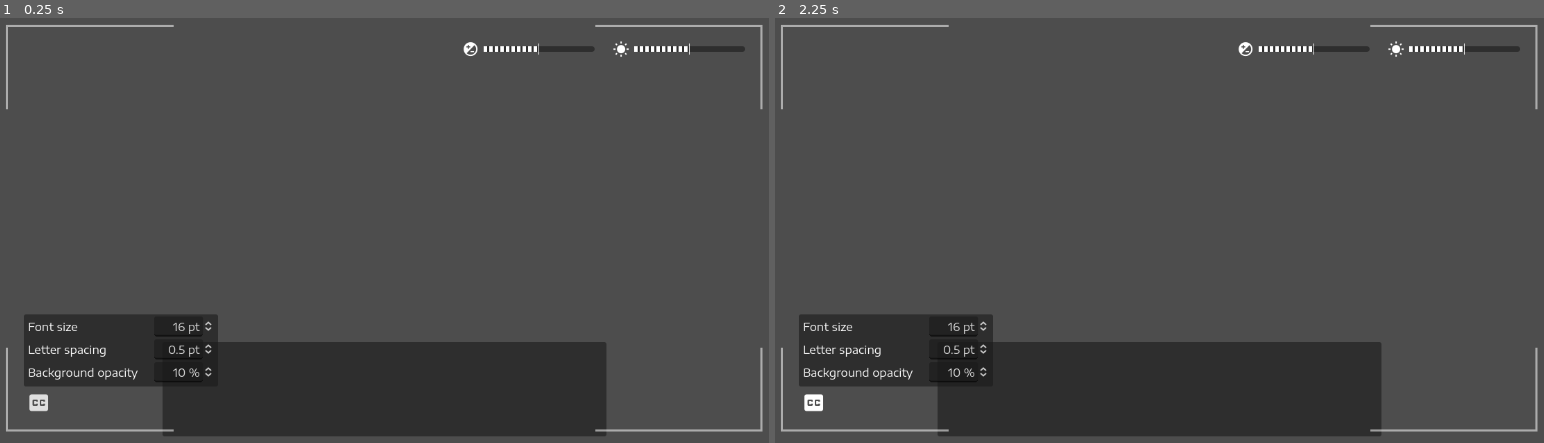
Above: before the commit, frames 1-2 (left to right).
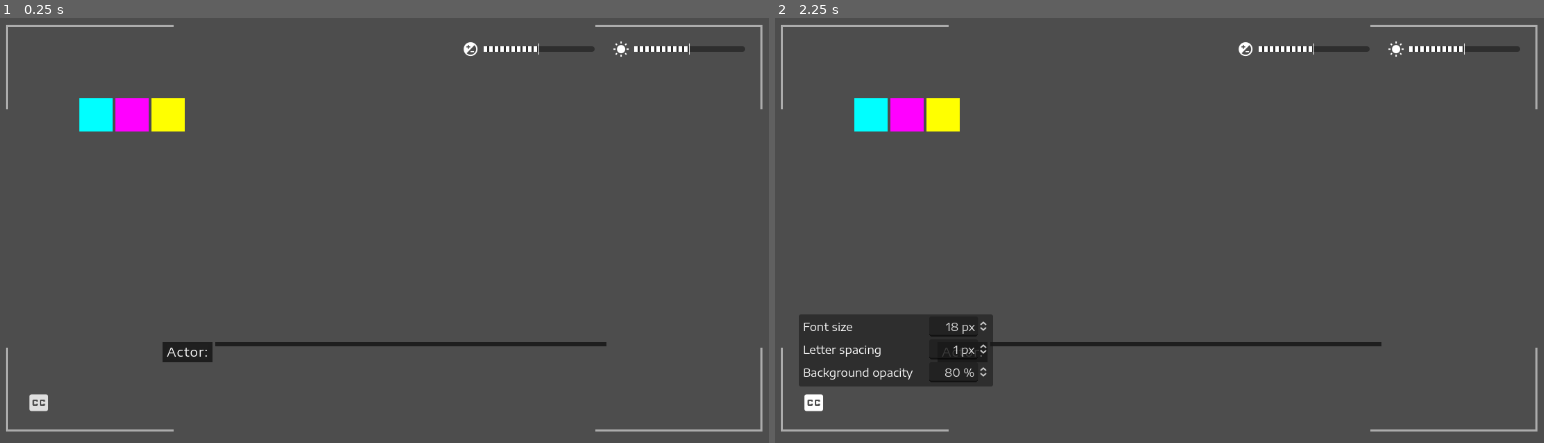
Above: after the commit, the same moments.

Repository: nndda/In-Plain-Sight
Game: Godot game, scene res://Assets/The 1 Scene.tscn
The game is run twice, just before and just after one commit, with the same random seed, the same clock (stepped at 60 frames per second) and the same inputs. The project has no main scene, so this scene is started directly.
Inputs:
- Up to frame 1 (0.25 s): no input
- Up to frame 2 (2.25 s): click "󰅞" at 0.5 s; click "󰅞" at 1.25 s; click "󰅞" at 2 s

The runs differ from the first frame. In frame 1, 16% of the frame differs, in the area x 3-79%, y 18-99%; in frame 2, 13%.
Error in both runs: Out of bounds get index '0' (on base: 'Array[Dictionary]') (res://Assets/The)

Commit message:
Flesh out configuration system

Diff:
--- a/Assets/The 1 Scene.tscn
+++ b/Assets/The 1 Scene.tscn
@@ -1,6 +1,9 @@
-[gd_scene load_steps=10 format=3 uid="uid://dbrdb68pj4ouf"]
+[gd_scene load_steps=14 format=3 uid="uid://dbrdb68pj4ouf"]
 
 [ext_resource type="Script" path="res://Assets/The 1 Script.gd" id="1_816ah"]
+[ext_resource type="FontFile" uid="uid://dp1p532o3fok0" path="res://Assets/The 1 Font.ttf" id="2_vjcr7"]
+
+[sub_resource type="StyleBoxEmpty" id="StyleBoxEmpty_r3rk7"]
 
 [sub_resource type="Gradient" id="Gradient_7aere"]
 colors = PackedColorArray(1, 1, 1, 1, 1, 1, 1, 1)
@@ -31,15 +34,41 @@
 axis_stretch_vertical = 1
 
 [sub_resource type="Theme" id="Theme_yhgmm"]
+Button/styles/disabled = SubResource("StyleBoxEmpty_r3rk7")
+Button/styles/disabled_mirrored = SubResource("StyleBoxEmpty_r3rk7")
+Button/styles/focus = SubResource("StyleBoxEmpty_r3rk7")
+Button/styles/hover = SubResource("StyleBoxEmpty_r3rk7")
+Button/styles/hover_mirrored = SubResource("StyleBoxEmpty_r3rk7")
+Button/styles/hover_pressed = SubResource("StyleBoxEmpty_r3rk7")
+Button/styles/hover_pressed_mirrored = SubResource("StyleBoxEmpty_r3rk7")
+Button/styles/normal = SubResource("StyleBoxEmpty_r3rk7")
+Button/styles/normal_mirrored = SubResource("StyleBoxEmpty_r3rk7")
+Button/styles/pressed = SubResource("StyleBoxEmpty_r3rk7")
+Button/styles/pressed_mirrored = SubResource("StyleBoxEmpty_r3rk7")
 HSlider/icons/grabber = SubResource("GradientTexture2D_texl3")
 HSlider/icons/grabber_disabled = SubResource("GradientTexture2D_texl3")
 HSlider/icons/grabber_highlight = SubResource("GradientTexture2D_imfvt")
 HSlider/styles/grabber_area = SubResource("StyleBoxTexture_ipd6t")
 HSlider/styles/grabber_area_highlight = SubResource("StyleBoxTexture_ipd6t")
 
-[sub_resource type="StyleBoxEmpty" id="StyleBoxEmpty_r3rk7"]
-
-[node name="The1Scene" type="Control" node_paths=PackedStringArray("dialogue_label_container")]
+[sub_resource type="Environment" id="Environment_vr7rt"]
+background_mode = 3
+background_canvas_max_layer = -2
+adjustment_enabled = true
+
+[sub_resource type="FontVariation" id="FontVariation_ebyde"]
+base_font = ExtResource("2_vjcr7")
+spacing_glyph = 1
+
+[sub_resource type="StyleBoxFlat" id="StyleBoxFlat_g3fxj"]
+bg_color = Color(0.0755101, 0.0755101, 0.0755101, 1)
+border_width_left = 6
+border_width_top = 2
+border_width_right = 6
+border_width_bottom = 4
+border_color = Color(0.0745098, 0.0745098, 0.0745098, 1)
+
+[node name="The1Scene" type="Control" node_paths=PackedStringArray("slider_brightness", "slider_contrast", "button_cc", "panel_config_cc", "panel_config_cc_2", "spinbox_font_size", "spinbox_letter_spacing", "spinbox_bg_opacity", "actor_label", "dialogue_label_container")]
 layout_mode = 3
 anchors_preset = 15
 anchor_right = 1.0
@@ -48,8 +77,45 @@
 grow_vertical = 2
 theme = SubResource("Theme_yhgmm")
 script = ExtResource("1_816ah")
+slider_brightness = NodePath("TopControl/Margin/HBoxContainer/Brightness/HSlider")
+slider_contrast = NodePath("TopControl/Margin/HBoxContainer/Contrast/HSlider")
+button_cc = NodePath("BottomControl/Margin/HBoxContainer/CloseCaption")
+panel_config_cc = NodePath("BottomControl/Margin/HBoxContainer/CloseCaption/Control")
+panel_config_cc_2 = NodePath("BottomControl/Margin/HBoxContainer/CloseCaption/Control/PanelContainer")
+spinbox_font_size = NodePath("BottomControl/Margin/HBoxContainer/CloseCaption/Control/PanelContainer/MarginContainer/VBoxContainer/FontSize/SpinBox")
+spinbox_letter_spacing = NodePath("BottomControl/Margin/HBoxContainer/CloseCaption/Control/PanelContainer/MarginContainer/VBoxContainer/LetterSpacing/SpinBox")
+spinbox_bg_opacity = NodePath("BottomControl/Margin/HBoxContainer/CloseCaption/Control/PanelContainer/MarginContainer/VBoxContainer/BackgroundOpacity/SpinBox")
 dialogue_file = "res://Assets/The 1000 Words Writing.dlg"
-dialogue_label_container = NodePath("DialogueLabelContainer")
+actor_label = NodePath("DialogueLabelContainer/HBoxContainer/ActorLabel")
+dialogue_label_container = NodePath("DialogueLabelContainer/HBoxContainer")
+
+[node name="CanvasLayer" type="CanvasLayer" parent="."]
+layer = -2
+follow_viewport_enabled = true
+
+[node name="WorldEnvironment" type="WorldEnvironment" parent="CanvasLayer"]
+environment = SubResource("Environment_vr7rt")
+
+[node name="Colors" type="HBoxContainer" parent="CanvasLayer"]
+offset_left = 136.0
+offset_top = 136.0
+offset_right = 288.0
+offset_bottom = 184.0
+
+[node name="C" type="ColorRect" parent="CanvasLayer/Colors"]
+custom_minimum_size = Vector2(48, 48)
+layout_mode = 2
+color = Color(0, 1, 1, 1)
+
+[node name="M" type="ColorRect" parent="CanvasLayer/Colors"]
+custom_minimum_size = Vector2(48, 48)
+layout_mode = 2
+color = Color(1, 0, 1, 1)
+
+[node name="Y" type="ColorRect" parent="CanvasLayer/Colors"]
+custom_minimum_size = Vector2(48, 48)
+layout_mode = 2
+color = Color(1, 1, 0, 1)
 
 [node name="ReferenceRect" type="ReferenceRect" parent="."]
 layout_mode = 1
@@ -66,6 +132,18 @@
 offset_top = 488.0
 offset_right = 896.0
 offset_bottom = 624.0
+theme_override_styles/panel = SubResource("StyleBoxEmpty_r3rk7")
+
+[node name="HBoxContainer" type="HBoxContainer" parent="DialogueLabelContainer"]
+layout_mode = 2
+
+[node name="ActorLabel" type="Label" parent="DialogueLabelContainer/HBoxContainer"]
+layout_mode = 2
+size_flags_vertical = 0
+theme_override_fonts/font = SubResource("FontVariation_ebyde")
+theme_override_font_sizes/font_size = 22
+theme_override_styles/normal = SubResource("StyleBoxFlat_g3fxj")
+text = "Actor:"
 
 [node name="BorderDecor" type="Control" parent="."]
 modulate = Color(1, 1, 1, 0.533333)
@@ -163,7 +241,7 @@
 step = 0.05
 value = 0.5
 
-[node name="PanelContainer" type="PanelContainer" parent="."]
+[node name="BottomControl" type="PanelContainer" parent="."]
 layout_mode = 1
 anchors_preset = 12
 anchor_top = 1.0
@@ -177,17 +255,17 @@
 grow_vertical = 0
 theme_override_styles/panel = SubResource("StyleBoxEmpty_r3rk7")
 
-[node name="Margin" type="MarginContainer" parent="PanelContainer"]
+[node name="Margin" type="MarginContainer" parent="BottomControl"]
 layout_mode = 2
 theme_override_constants/margin_left = 24
 theme_override_constants/margin_top = 18
 theme_override_constants/margin_right = 24
 theme_override_constants/margin_bottom = 18
 
-[node name="HBoxContainer" type="HBoxContainer" parent="PanelContainer/Margin"]
-layout_mode = 2
-
-[node name="CloseCaption" type="Button" parent="PanelContainer/Margin/HBoxContainer"]
+[node name="HBoxContainer" type="HBoxContainer" parent="BottomControl/Margin"]
+layout_mode = 2
+
+[node name="CloseCaption" type="Button" parent="BottomControl/Margin/HBoxContainer"]
 layout_mode = 2
 focus_mode = 0
 mouse_default_cursor_shape = 2
@@ -206,13 +284,14 @@
 toggle_mode = true
 text = "󰅞"
 
-[node name="Control" type="Control" parent="PanelContainer/Margin/HBoxContainer/CloseCaption"]
+[node name="Control" type="Control" parent="BottomControl/Margin/HBoxContainer/CloseCaption"]
+visible = false
 layout_mode = 1
 anchors_preset = 10
 anchor_right = 1.0
 grow_horizontal = 2
 
-[node name="PanelContainer" type="PanelContainer" parent="PanelContainer/Margin/HBoxContainer/CloseCaption/Control"]
+[node name="PanelContainer" type="PanelContainer" parent="BottomControl/Margin/HBoxContainer/CloseCaption/Control"]
 layout_mode = 1
 anchors_preset = 2
 anchor_top = 1.0
@@ -221,60 +300,60 @@
 offset_right = 280.0
 grow_vertical = 0
 
-[node name="MarginContainer" type="MarginContainer" parent="PanelContainer/Margin/HBoxContainer/CloseCaption/Control/PanelContainer"]
+[node name="MarginContainer" type="MarginContainer" parent="BottomControl/Margin/HBoxContainer/CloseCaption/Control/PanelContainer"]
 layout_mode = 2
 theme_override_constants/margin_left = 6
 theme_override_constants/margin_top = 3
 theme_override_constants/margin_right = 6
 theme_override_constants/margin_bottom = 3
 
-[node name="VBoxContainer" type="VBoxContainer" parent="PanelContainer/Margin/HBoxContainer/CloseCaption/Control/PanelContainer/MarginContainer"]
-layout_mode = 2
-
-[node name="FontSize" type="HBoxContainer" parent="PanelContainer/Margin/HBoxContainer/CloseCaption/Control/PanelContainer/MarginContainer/VBoxContainer"]
-layout_mode = 2
-
-[node name="Label" type="Label" parent="PanelContainer/Margin/HBoxContainer/CloseCaption/Control/PanelContainer/MarginContainer/VBoxContainer/FontSize"]
+[node name="VBoxContainer" type="VBoxContainer" parent="BottomControl/Margin/HBoxContainer/CloseCaption/Control/PanelContainer/MarginContainer"]
+layout_mode = 2
+
+[node name="FontSize" type="HBoxContainer" parent="BottomControl/Margin/HBoxContainer/CloseCaption/Control/PanelContainer/MarginContainer/VBoxContainer"]
+layout_mode = 2
+
+[node name="Label" type="Label" parent="BottomControl/Margin/HBoxContainer/CloseCaption/Control/PanelContainer/MarginContainer/VBoxContainer/FontSize"]
 layout_mode = 2
 size_flags_horizontal = 3
 text = "Font size"
 
-[node name="SpinBox" type="SpinBox" parent="PanelContainer/Margin/HBoxContainer/CloseCaption/Control/PanelContainer/MarginContainer/VBoxContainer/FontSize"]
-layout_mode = 2
-min_value = 1.0
-max_value = 32.0
-step = 0.5
-value = 16.0
+[node name="SpinBox" type="SpinBox" parent="BottomControl/Margin/HBoxContainer/CloseCaption/Control/PanelContainer/MarginContainer/VBoxContainer/FontSize"]
+layout_mode = 2
+min_value = 14.0
+max_value = 28.0
+value = 22.0
 alignment = 2
-suffix = "pt"
-
-[node name="LetterSpacing" type="HBoxContainer" parent="PanelContainer/Margin/HBoxContainer/CloseCaption/Control/PanelContainer/MarginContainer/VBoxContainer"]
-layout_mode = 2
-
-[node name="Label" type="Label" parent="PanelContainer/Margin/HBoxContainer/CloseCaption/Control/PanelContainer/MarginContainer/VBoxContainer/LetterSpacing"]
+suffix = "px"
+
+[node name="LetterSpacing" type="HBoxContainer" parent="BottomControl/Margin/HBoxContainer/CloseCaption/Control/PanelContainer/MarginContainer/VBoxContainer"]
+layout_mode = 2
+
+[node name="Label" type="Label" parent="BottomControl/Margin/HBoxContainer/CloseCaption/Control/PanelContainer/MarginContainer/VBoxContainer/LetterSpacing"]
 layout_mode = 2
 size_flags_horizontal = 3
 text = "Letter spacing"
 
-[node name="SpinBox" type="SpinBox" parent="PanelContainer/Margin/HBoxContainer/CloseCaption/Control/PanelContainer/MarginContainer/VBoxContainer/LetterSpacing"]
-layout_mode = 2
-max_value = 3.0
-step = 0.05
-value = 0.5
+[node name="SpinBox" type="SpinBox" parent="BottomControl/Margin/HBoxContainer/CloseCaption/Control/PanelContainer/MarginContainer/VBoxContainer/LetterSpacing"]
+layout_mode = 2
+min_value = 1.0
+max_value = 6.0
+value = 1.0
 alignment = 2
-suffix = "pt"
-
-[node name="BackgroundOpacity" type="HBoxContainer" parent="PanelContainer/Margin/HBoxContainer/CloseCaption/Control/PanelContainer/MarginContainer/VBoxContainer"]
-layout_mode = 2
-
-[node name="Label" type="Label" parent="PanelContainer/Margin/HBoxContainer/CloseCaption/Control/PanelContainer/MarginContainer/VBoxContainer/BackgroundOpacity"]
+suffix = "px"
+
+[node name="BackgroundOpacity" type="HBoxContainer" parent="BottomControl/Margin/HBoxContainer/CloseCaption/Control/PanelContainer/MarginContainer/VBoxContainer"]
+layout_mode = 2
+
+[node name="Label" type="Label" parent="BottomControl/Margin/HBoxContainer/CloseCaption/Control/PanelContainer/MarginContainer/VBoxContainer/BackgroundOpacity"]
 layout_mode = 2
 size_flags_horizontal = 3
 text = "Background opacity"
 
-[node name="SpinBox" type="SpinBox" parent="PanelContainer/Margin/HBoxContainer/CloseCaption/Control/PanelContainer/MarginContainer/VBoxContainer/BackgroundOpacity"]
+[node name="SpinBox" type="SpinBox" parent="BottomControl/Margin/HBoxContainer/CloseCaption/Control/PanelContainer/MarginContainer/VBoxContainer/BackgroundOpacity"]
 layout_mode = 2
 min_value = 10.0
+step = 10.0
 value = 10.0
 alignment = 2
 suffix = "%"
--- a/Assets/The 1 Script.gd
+++ b/Assets/The 1 Script.gd
@@ -1,15 +1,30 @@
 extends Control
 
-var allow_progress := false
+var environment : Environment
+
+@export_category("User Configurations")
+@export var slider_brightness : HSlider
+@export var slider_contrast : HSlider
+@export_group("Closed Caption")
+@export var button_cc : Button
+@export var panel_config_cc : Control
+@export var panel_config_cc_2 : Control
+@export var spinbox_font_size : SpinBox
+@export var spinbox_letter_spacing : SpinBox
+@export var spinbox_bg_opacity : SpinBox
+
+var allow_progress := true
 
 @export_category("Theatre Setup")
 @export_file("*.dlg") var dialogue_file : String = ""
+@export var actor_label : Label
 @export var dialogue_label_container : Control
 
 var dialogue : Dialogue
 var stage := Stage.new()
 var dialogue_label := DialogueLabel.new()
-
+var dialogue_font_variation : FontVariation
+var dialogue_stylebox : StyleBoxFlat
 
 const ICON : Dictionary = {
     BRIGTHNESS = &"\udb81\udda8",
@@ -27,13 +42,78 @@
     GITHUB = &"\uf09b",
 }
 
+func _gui_input(event: InputEvent) -> void:
+    pass
+
+#region NOTE: User configurations
+
+var mouse_on_config_state : Dictionary = {
+    button_cc = false,
+    panel_config_cc = false,
+    panel_config_cc_2 = false,
+
+    slider_contrast = false,
+    slider_brightness = false,
+
+    spinbox_font_size = false,
+    spinbox_letter_spacing = false,
+    spinbox_bg_opacity = false,
+}
+func set_mouse_on_config_state(config_ui : String, state : bool) -> void:
+    mouse_on_config_state[config_ui] = state
+func is_mouse_on_config() -> bool:
+    for config_ui : String in mouse_on_config_state:
+        if mouse_on_config_state[config_ui]:
+            return true
+    return false
+
+func initialize_config_ui() -> void:
+    for config_ui : String in mouse_on_config_state:
+        var config_node : Control = get(&"%s" % config_ui)
+        config_node.mouse_entered.connect(
+            set_mouse_on_config_state.bind(config_ui, true)
+        )
+        config_node.mouse_exited.connect(
+            set_mouse_on_config_state.bind(config_ui, false)
+        )
+
+    button_cc.pressed.connect(_on_button_cc_pressed)
+
+    slider_contrast.value_changed.connect(_on_slider_contrast_value_changed)
+    slider_brightness.value_changed.connect(_on_slider_brightness_value_changed)
+
+    spinbox_font_size.value_changed.connect(_on_spinbox_font_size_value_changed)
+    spinbox_letter_spacing.value_changed.connect(_on_spinbox_letter_spacing_value_changed)
+    spinbox_bg_opacity.value_changed.connect(_on_spinbox_bg_opacity_value_changed)
+
+func _on_slider_contrast_value_changed(value : float) -> void:
+    environment.adjustment_contrast = value
+
+func _on_slider_brightness_value_changed(value: float) -> void:
+    environment.adjustment_brightness = value
+
+func _on_button_cc_pressed() -> void:
+    panel_config_cc.visible = !panel_config_cc.visible
+
+func _on_spinbox_font_size_value_changed(value : float) -> void:
+    dialogue_label.add_theme_font_size_override(&"normal_font_size", value)
+    actor_label.add_theme_font_size_override(&"font_size", value)
+
+func _on_spinbox_letter_spacing_value_changed(value : float) -> void:
+    dialogue_font_variation.spacing_glyph = value
+
+func _on_spinbox_bg_opacity_value_changed(value : float) -> void:
+    value = value / 100
+    dialogue_stylebox.bg_color.a = value
+    dialogue_stylebox.border_color.a = value
+#endregion
 
 func _enter_tree() -> void:
     # Initialize Theatre
     dialogue = Dialogue.new(FileAccess.get_file_as_string(dialogue_file))
     dialogue_label.fit_content = true
     dialogue_label.size_flags_horizontal = Control.SIZE_EXPAND_FILL
-    dialogue_label.size_flags_vertical = Control.SIZE_EXPAND_FILL
+    dialogue_label.size_flags_vertical = Control.SIZE_SHRINK_BEGIN
     dialogue_label_container.add_child(dialogue_label)
 
     add_child(stage)
@@ -46,12 +126,32 @@
 
 
 func _ready() -> void:
+    environment = $CanvasLayer/WorldEnvironment.environment
+
+    dialogue_font_variation = actor_label.get_theme_font(&"font")
+    dialogue_stylebox = actor_label.get_theme_stylebox(&"normal")
+
+    dialogue_label.add_theme_stylebox_override(&"normal", dialogue_stylebox)
+    dialogue_label.add_theme_font_override(&"normal_font", dialogue_font_variation)
+
+    initialize_config_ui()
+
+    # Set defaults
+    spinbox_font_size.value = 18
+    spinbox_letter_spacing.value = 1
+    spinbox_bg_opacity.value = 80
+
     stage.start(dialogue)
 
 
 func _input(event: InputEvent) -> void:
-    if event.is_action_pressed(&"Progress"):
-        stage.progress()
+    if allow_progress and stage.is_playing():
+        if event.is_action_pressed(&"Progress"):
+            if event is InputEventMouse:
+                if !is_mouse_on_config():
+                    stage.progress()
+            else:
+                stage.progress()
 
 
 #CAUTION: DON'T TRY THIS AT HOME
